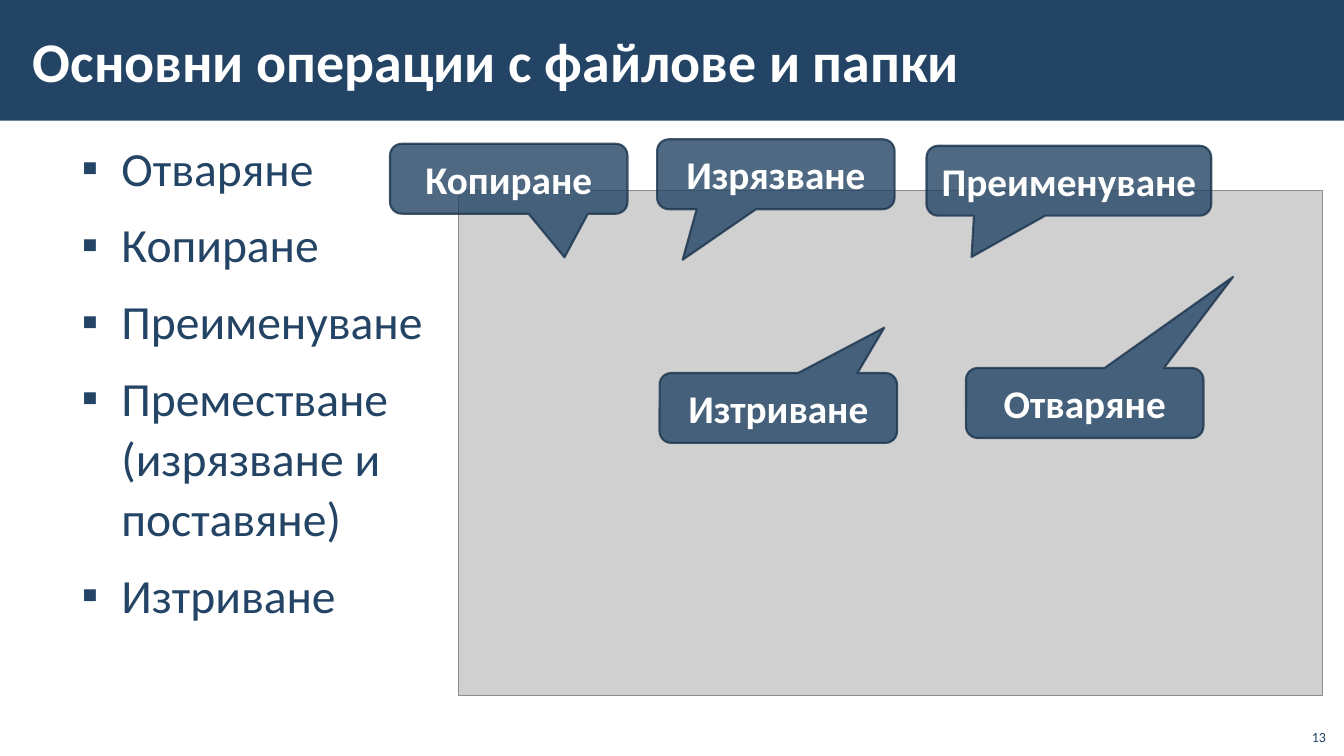
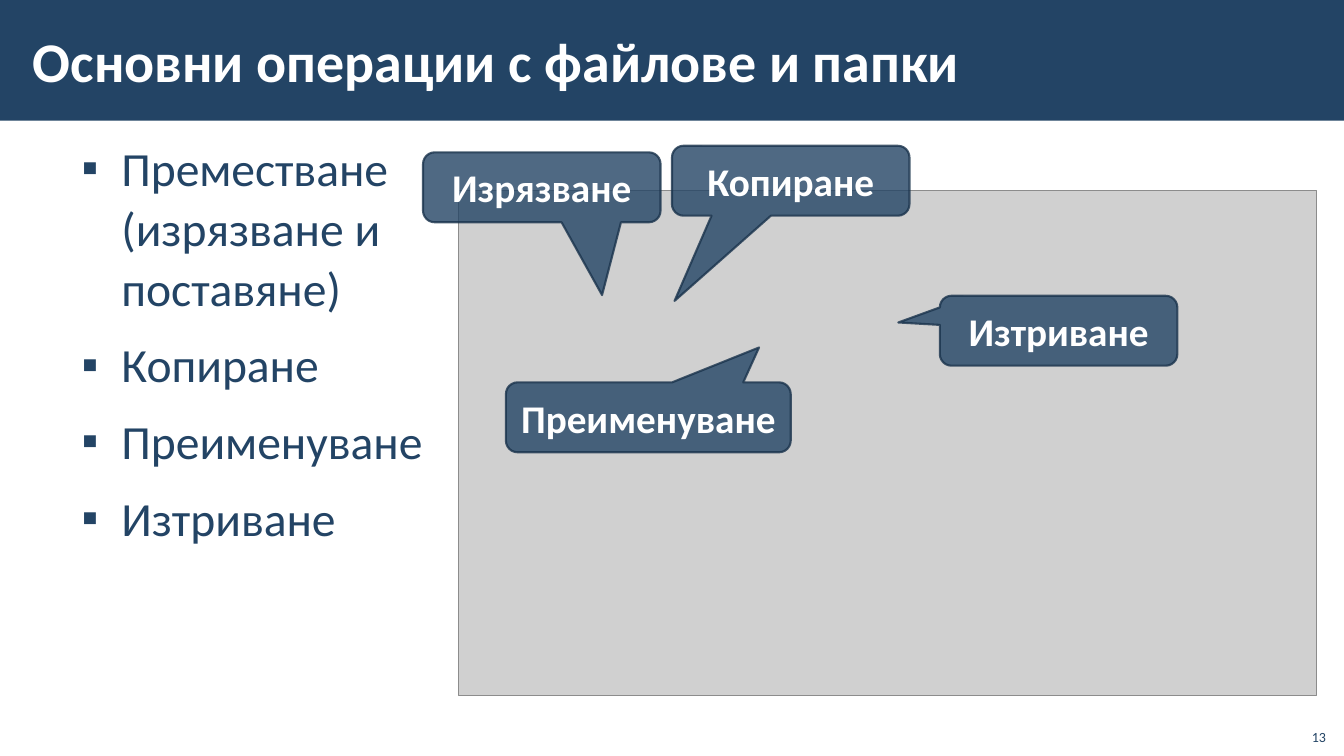
Before and after one commit to BG-IT-Edu/School-Programming, a slide deck: slide 13 of Courses/Computer-Modeling-and-IT/Computer-Modeling-and-IT-5-Class/04-File-System/04-File-System.pptx. Drawn at 1344x756 pixels with LibreOffice and Linux fonts; fonts in the diff are those of the drawing; grey boxes stand for pictures; background and template pictures are left out. Boxes give left, top, right and bottom in pixels: in the first picture for what was removed or moved away, otherwise in the second. Text is boxed around its words. In the diff, an @@ line names an element or a change of style, - is before the commit and + after.

```diff
--- a/Courses/Computer-Modeling-and-IT/Computer-Modeling-and-IT-5-Class/04-File-System/04-File-System.pptx
+++ b/Courses/Computer-Modeling-and-IT/Computer-Modeling-and-IT-5-Class/04-File-System/04-File-System.pptx
@@ rounded speech box "Копиране": place and size @@
-rounded speech box "Копиране" at [390,144,628,214]
+rounded speech box "Копиране" at [673,146,910,216]
@@ text at [121,155,388,313]: text changed @@
-  ▪ Отваряне
+  ▪ Преместване
+    (изрязване и поставяне)
@@ rounded speech box "Изрязване": place and size @@
-rounded speech box "Изрязване" at [657,139,895,209]
+rounded speech box "Изрязване" at [423,152,661,222]
@@ picture: place and size @@
-picture at [459,191,1323,696]
+picture at [459,191,1317,696]
@@ proportions changed in 4 elements at [423,152,661,222], [673,146,910,216], [506,382,791,452], [940,295,1178,365] @@
@@ rounded speech box "Изтриване": place and size @@
-rounded speech box "Изтриване" at [659,373,897,443]
+rounded speech box "Изтриване" at [940,295,1178,365]
@@ text at [121,385,388,543]: paragraph removed @@
-  ▪ Преместване
-    (изрязване и поставяне)
@@ rounded speech box "Преименуване": place and size @@
-rounded speech box "Преименуване" at [927,146,1212,216]
+rounded speech box "Преименуване" at [506,382,791,452]
@@ rounded speech box removed at [966,368,1204,438] @@
-Отваряне
```
Also in this commit, not shown: 17 other slides changed.
